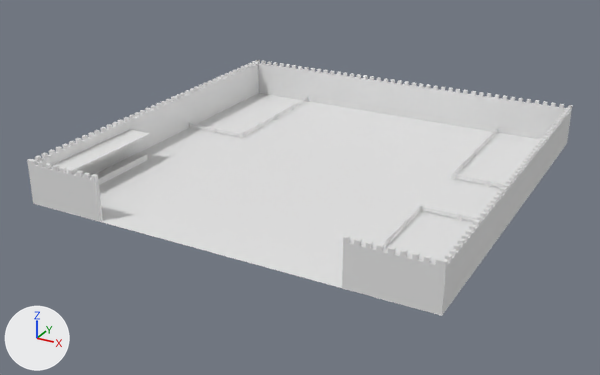
What one commit did to the OBJ model Fossil_Land/Fossil_Land/Models/Piso/Piso.obj.
Before and after are seen from a 50 mm camera at (89.3, -174.4, 81.2) aimed at (-3.4, -5.8, -3.1). The lights are fixed; the arrows at lower left show +X, +Y and +Z. Materials are left out; every surface is plain grey. Where no turn or scale is listed for an object, it has been applied to the vertices. Vertices at the same position are counted once.

The first picture shows 'Piso'.
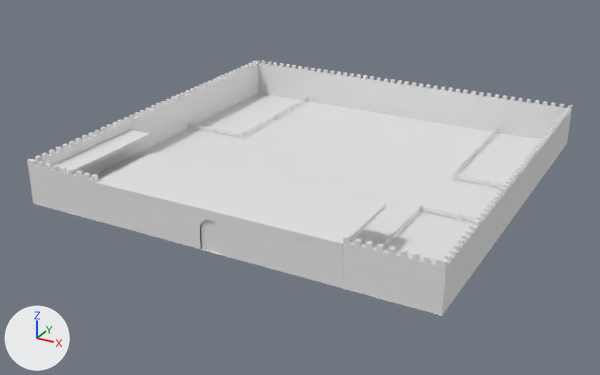
Location of each change, [x1, y1, x2, y2] in pixels of the pictures (600 x 375 px):
part 1 of me_piso, added: after [96, 187, 135, 231]
part 2 of me_piso, added: after [95, 153, 386, 249]
part 3 of me_piso, added: after [201, 220, 222, 254]
part 4 of me_piso, built on: before [100, 176, 400, 302]; after [113, 196, 400, 302]

Edits to the bpy script that builds the scene:
```text
Change me_piso:
    used by ob_piso; location = (0.0, 0.0, 0.0)
    remove me_piso.from_pydata(...)  # 8504 vertices, 6843 faces; spans x -50.0..50.0, y -50.0..50.7, z 0.0..10.9
    add me_piso.from_pydata(...)  # 10348 vertices, 8498 faces; spans x -50.0..50.0, y -50.1..50.7, z 0.0..10.9
    me_piso part 1: a new loose piece, a box spanning x -30.0..-20.0, y -50.0..-49.0, z 0.0..8.6
    me_piso part 2: a new loose piece, a box spanning x -30.0..30.0, y -50.1..-30.0, z 8.6..9.6
    me_piso part 3: a new loose piece of 1480 vertices spanning x -2.6..2.6, y -49.7..-49.2, z 0.0..7.3
    me_piso part 4
    13 faces are deleted
    22 vertices are added at x -20.0..20.0, y -50.0..-31.0, z 0.0..8.6
    5 new vertices lie (0.0, 0.0, 8.6) away from vertices in x -20.0..30.0, y -50.0..-30.0, z 0.0
    6 new vertices lie (0.0, 1.0, 0.0) away from vertices in x -20.0..30.0, y -50.0, z 0.0..8.6
    5 new vertices lie (0.0, -10.0, 0.0) away from vertices in x -20.0..30.0, y -40.0..-20.0, z 0.0
    18 new vertices lie (0.0, 1.0, 0.0) away from vertices in x -2.6..20.0, y -50.0, z 0.0..8.6
    47 new faces join them
```
